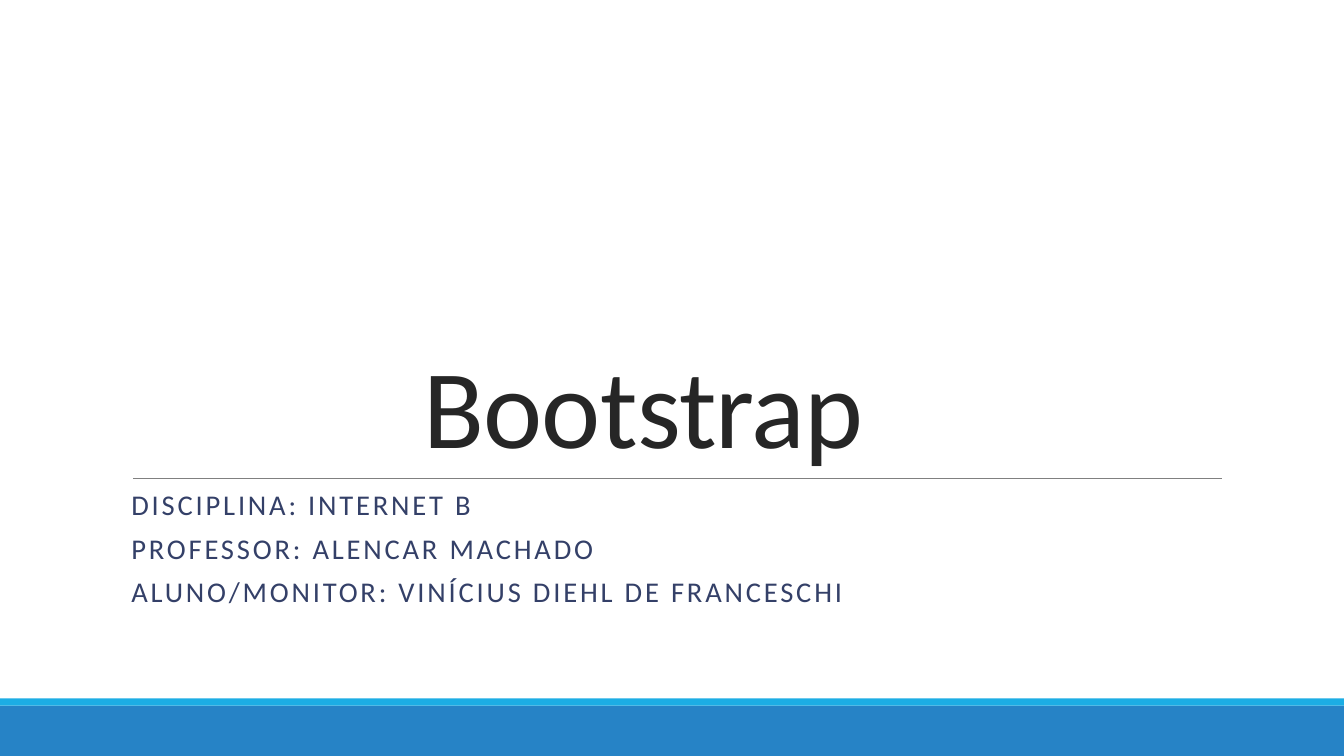
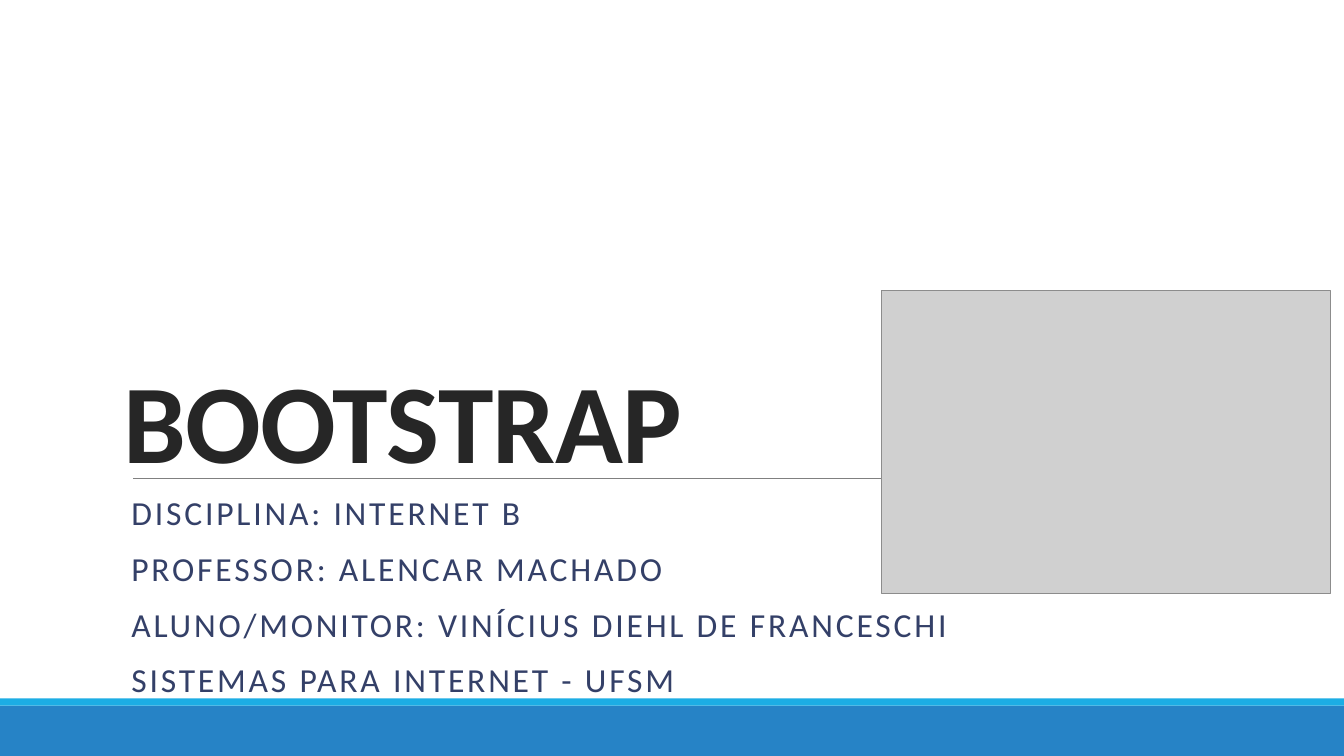
Before and after one commit to V1n1c1us/internetBootstrap, a slide deck: slide 1 of Aula-Bootstrap.pptx. Drawn at 1344x756 pixels with LibreOffice and Linux fonts; fonts in the diff are those of the drawing; grey boxes stand for pictures. Boxes give left, top, right and bottom in pixels: in the first picture for what was removed or moved away, otherwise in the second. Text is boxed around its words. In the diff, an @@ line names an element or a change of style, - is before the commit and + after.

```diff
--- a/Aula-Bootstrap.pptx
+++ b/Aula-Bootstrap.pptx
@@ picture added at [882, 291, 1331, 594] @@
@@ title at [123, 389, 682, 479]: text changed; bold on @@
-Bootstrap
+BOOTSTRAP
@@ subtitle at [131, 503, 947, 639]: size 20.4 to 24 pt in "DISCIPLINA: INTERNET B", "PROFESSOR: ALENCAR MACHADO", "ALUNO/MONITOR: VINÍCIUS DIEHL DE FRANCESCHI"; line spacing 0.7 to 0.9 @@
@@ subtitle at [131, 670, 674, 701]: paragraph added @@
+SISTEMAS PARA INTERNET - UFSM
```
Also in this commit, not shown: 4 other slides changed, 9 slides added, 1 slide removed.
